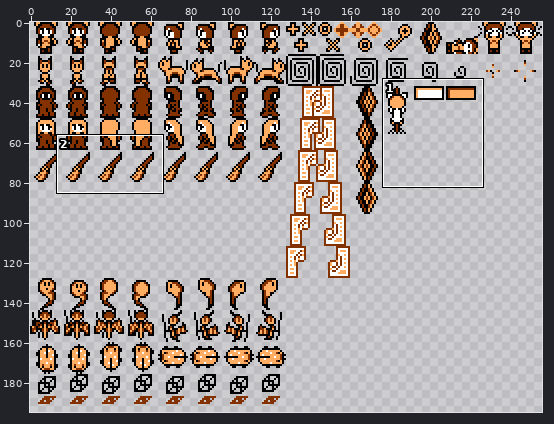
A sprite sheet gets an edit: aspectlegend/images/alt/2-objects.png. The first picture is a wide view before the edit; the outline marks the close-up.
Close-up. Before the commit:
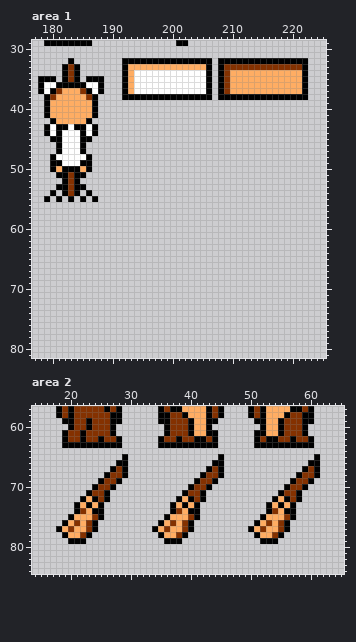
The file is 256x256 pixels. Shown: area 1: x 177..225, y 29..81; area 2: x 14..65, y 57..84. The wide view leaves out empty margins. The commit also changed other parts of the picture, which this record leaves out.
After:
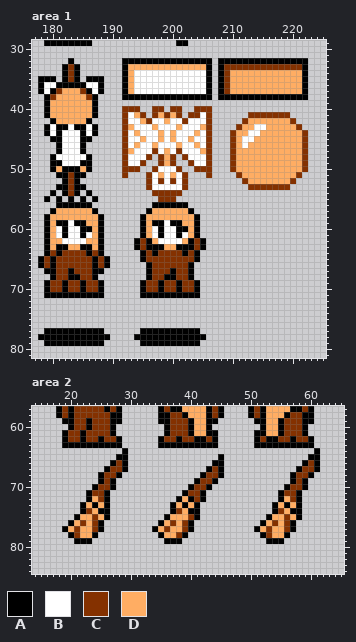
Palette (. is transparent): A #000000  B #ffffff  C #843100  D #ffad63
Change:
Area 1:
y 40: x 192..194 ... -> CCC; x 197..198 .. -> CC; x 200..201 .. -> CC; x 204..206 ... -> CCC
y 41: x 192..195 .... -> CBDC; x 197..201 ..... -> CDCDC; x 203..206 .... -> CCBC; x 213..219 ....... -> CCCCCCC
y 42: x 192..206 ............... -> CBBDCBBDBBCBBBC; x 212..220 ......... -> CDDDDDDDC
y 43: x 192..206 ............... -> CDBBBDBBBDBBBDC; x 211..221 ........... -> CDDBBDDDDDC
y 44: x 192..206 ............... -> CBDBBBDBDBBBDBC; x 210..222 ............. -> CDDBBDDDDDDDC
y 45: x 192..206 ............... -> CBBDBBDBDBBDBBC; x 210..222 ............. -> CDBBDDDDDDDDC
y 46: x 192..206 ............... -> CBDBBDBBBDBBDBC; x 210..222 ............. -> CDBDDDDDDDDDC
y 47: x 192..206 ............... -> CDBBBCBDBCBBBDC; x 210..222 ............. -> CDDDDDDDDDDDC
y 48: x 192..196 ..... -> CBBBC; x 198..200 ... -> CDC; x 202..206 ..... -> CBBBC; x 210..222 ............. -> CDDDDDDDDDDDC
y 49: x 192..195 .... -> CBBC; x 198..200 ... -> CDC; x 203..206 .... -> CBBC; x 210..222 ............. -> CDDDDDDDDDDDC
y 50: x 192..194 ... -> CCC; x 197..201 ..... -> CBBBC; x 204..206 ... -> CCC; x 210..222 ............. -> CDDDDDDDDDDDC
y 51: x 192 . -> C; x 196..202 ....... -> CBDBDBC; x 206 . -> C; x 211..221 ........... -> CDDDDDDDDDC
y 52: x 196..202 ....... -> CBCBCBC; x 212..220 ......... -> CDDDDDDDC
y 53: x 196..202 ....... -> CBBBBBC; x 213..219 ....... -> CCCCCCC
y 54: x 197..201 ..... -> CCCCC
y 55: x 198..200 ... -> CCC
y 56: x 181..186 ...... -> AAAAAA; x 197..202 ...... -> AAAAAA
y 57: x 180..187 ........ -> ADDDDDDA; x 196..203 ........ -> ADDDDDDA
y 58: x 179..188 .......... -> ADDDDDDDDA; x 195..204 .......... -> ADDDDDDDDA
y 59: x 179..188 .......... -> ADAABAADDA; x 195..204 .......... -> ADAABAADDA
y 60: x 179..188 .......... -> ADBABBAADA; x 195..204 .......... -> ADBABBAADA
y 61: x 179..188 .......... -> ADBABBABDA; x 195..204 .......... -> ADBABBABDA
y 62: x 179..188 .......... -> ADDBBBBDDA; x 194..205 ............ -> ACADBBBBDACA
y 63: x 179..188 .......... -> ADAADDAADA; x 194..205 ............ -> ACAAADDAAACA
y 64: x 179..188 .......... -> ACACCCCACA; x 195..204 .......... -> ACACCCCACA
y 65: x 178..189 ............ -> ACACCCCCCACA; x 195..204 .......... -> ACCCCCCCCA
y 66: x 178..189 ............ -> ACACCCCCCACA; x 196..203 ........ -> ACCCCCCA
y 67: x 179..188 .......... -> AACCACCCAA; x 196..203 ........ -> ACCCACCA
y 68: x 180..187 ........ -> ACCAACCA; x 196..203 ........ -> ACCAACCA
y 69..70: x 179..188 .......... -> ACCACCACCA; x 195..204 .......... -> ACCACCACCA
y 71: x 179..188 .......... -> AAAAAAAAAA; x 195..204 .......... -> AAAAAAAAAA
y 77: x 179..188 .......... -> AAAAAAAAAA; x 195..204 .......... -> AAAAAAAAAA
y 78: x 178..189 ............ -> AAAAAAAAAAAA; x 194..205 ............ -> AAAAAAAAAAAA
y 79: x 179..188 .......... -> AAAAAAAAAA; x 195..204 .......... -> AAAAAAAAAA
Area 2:
y 64: x 29 . -> A; x 61 . -> A
y 65: x 28 . -> A; x 60 . -> A
y 66: x 27..28 .A -> AC; x 59..60 .A -> AC
y 67: x 26..27 .A -> AC; x 58..59 .A -> AC
y 68: x 25..26 .A -> AC; x 28..29 CA -> A.; x 57..58 .A -> AC; x 60..61 CA -> A.
y 69: x 27..28 CA -> A.; x 59..60 CA -> A.
y 72: x 22..24 ADA -> .AD; x 54..56 ADA -> .AD
y 73: x 21..26 ADADA. -> .ADADA; x 53..58 ADADA. -> .ADADA
y 74: x 21..24 ACDA -> .ACD; x 26 . -> A; x 53..56 ACDA -> .ACD; x 58 . -> A
y 75: x 20..21 AD -> .A; x 25..26 A. -> DA; x 52..53 AD -> .A; x 57..58 A. -> DA
y 76: x 19..25 ADCDCA. -> .ADCDCA; x 51..57 ADCDCA. -> .ADCDCA
y 77: x 18..21 ADCD -> .ADC; x 23..25 CA. -> DCA; x 50..53 ADCD -> .ADC; x 55..57 CA. -> DCA
y 78: x 19..24 ADDCA. -> .ACDDA; x 51..56 ADDCA. -> .ACDDA
y 79: x 20 A -> .; x 23 . -> A; x 52 A -> .; x 55 . -> A
